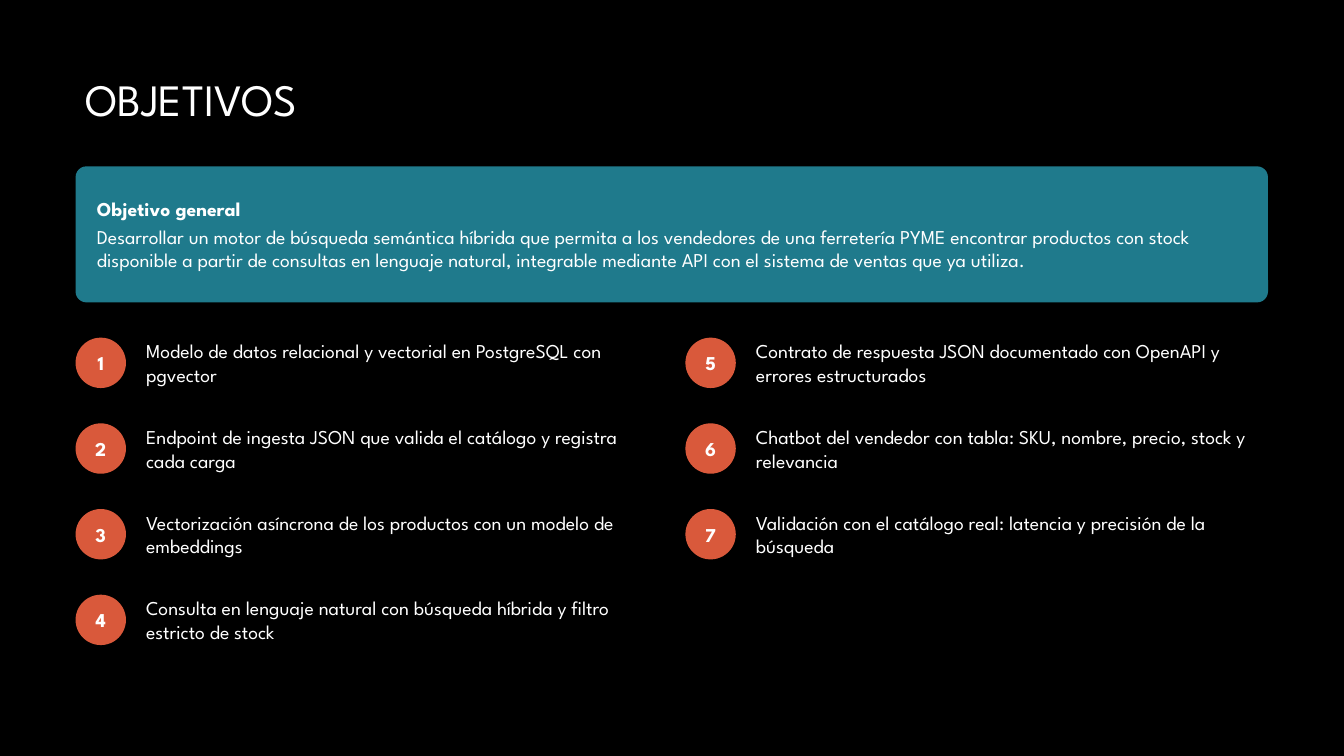
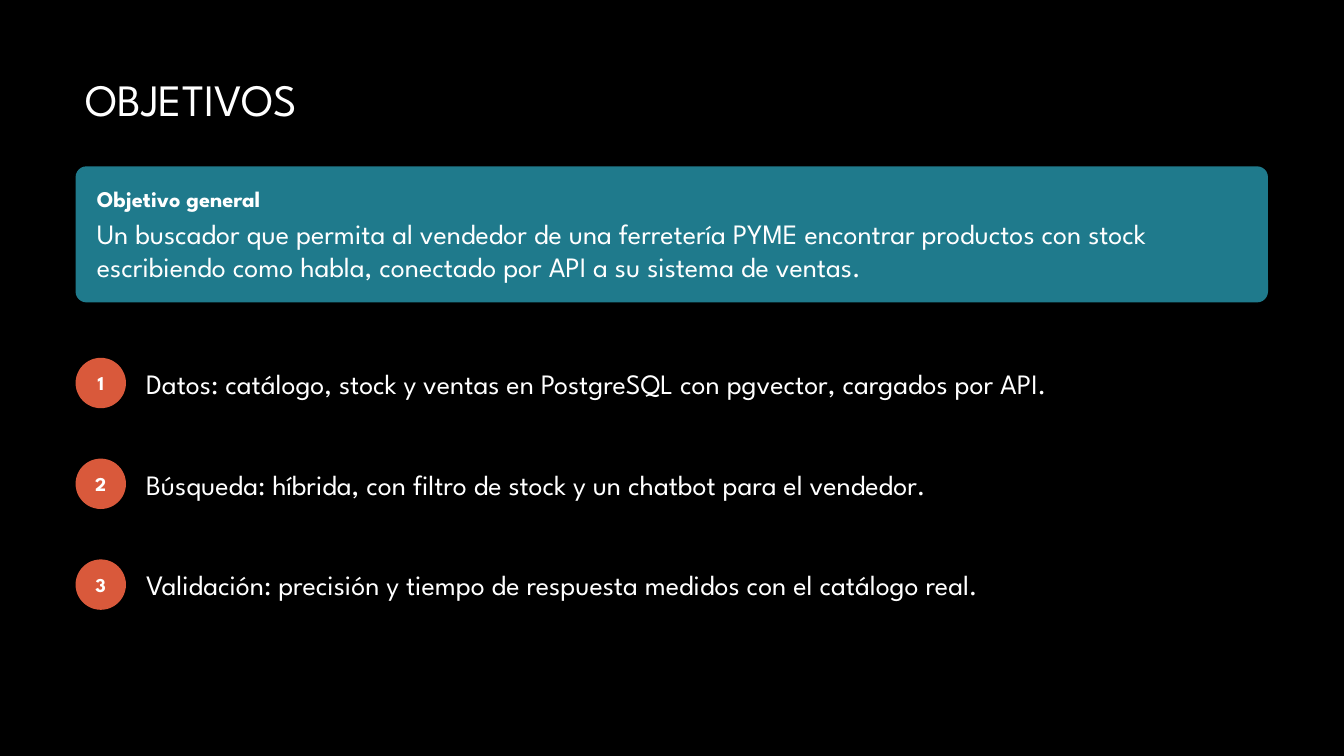
Before and after one commit to davMartinez-bit/AgenTech, a slide deck: slide 4 of Fase 3/Evidencias Grupales/Presentación Final del proyecto (Español).pptx. Drawn at 1344x756 pixels with LibreOffice and Linux fonts; fonts in the diff are those of the drawing; background and template pictures are left out. Boxes give left, top, right and bottom in pixels: in the first picture for what was removed or moved away, otherwise in the second. Text is boxed around its words. In the diff, an @@ line names an element or a change of style, - is before the commit and + after.

Commit message:
Actualiza la presentación final a 10 láminas para la presentación con video de demostración

```diff
--- a/Fase 3/Evidencias Grupales/Presentación Final del proyecto (Español).pptx
+++ b/Fase 3/Evidencias Grupales/Presentación Final del proyecto (Español).pptx
@@ text in rounded rectangle at (97,191,260,212): size 14 to 16 pt in "Objetivo general" @@
@@ text in rounded rectangle at (97,224,1146,283): text changed; size 14 to 20 pt @@
-Desarrollar un motor de búsqueda semántica híbrida que permita a los vendedores de una ferretería PYME encontrar productos con stock disponible a partir de consultas en lenguaje natural, integrable mediante API con el sistema de ventas que ya utiliza.
+Un buscador que permita al vendedor de una ferretería PYME encontrar productos con stock escribiendo como habla, conectado por API a su sistema de ventas.
@@ ellipse "1": place and size @@
-ellipse "1" at (76,338,126,388)
+ellipse "1" at (76,358,126,408)
@@ ellipse removed at (686,338,736,388) @@
-5
@@ text removed at (756,344,1220,383) @@
-Contrato de respuesta JSON documentado con OpenAPI y errores estructurados
@@ text at (146,374,1046,400): text changed; size 14 to 20 pt @@
-Modelo de datos relacional y vectorial en PostgreSQL con pgvector
+Datos: catálogo, stock y ventas en PostgreSQL con pgvector, cargados por API.
@@ ellipse removed at (686,423,736,474) @@
-6
@@ text removed at (756,430,1245,469) @@
-Chatbot del vendedor con tabla: SKU, nombre, precio, stock y relevancia
@@ ellipse "2": place and size @@
-ellipse "2" at (76,423,126,474)
+ellipse "2" at (76,459,126,509)
@@ text at (146,475,926,501): text changed; size 14 to 20 pt @@
-Endpoint de ingesta JSON que valida el catálogo y registra cada carga
+Búsqueda: híbrida, con filtro de stock y un chatbot para el vendedor.
@@ ellipse removed at (686,509,736,560) @@
-7
@@ text removed at (756,516,1205,557) @@
-Validación con el catálogo real: latencia y precisión de la búsqueda
@@ ellipse "3": place and size @@
-ellipse "3" at (76,509,126,560)
+ellipse "3" at (76,560,126,610)
@@ ellipse removed at (76,595,126,645) @@
-4
@@ text at (146,575,978,601): text changed; size 14 to 20 pt @@
-Vectorización asíncrona de los productos con un modelo de embeddings
+Validación: precisión y tiempo de respuesta medidos con el catálogo real.
@@ text removed at (146,601,609,640) @@
-Consulta en lenguaje natural con búsqueda híbrida y filtro estricto de stock
```
Also in this commit, not shown: 6 other slides changed.
